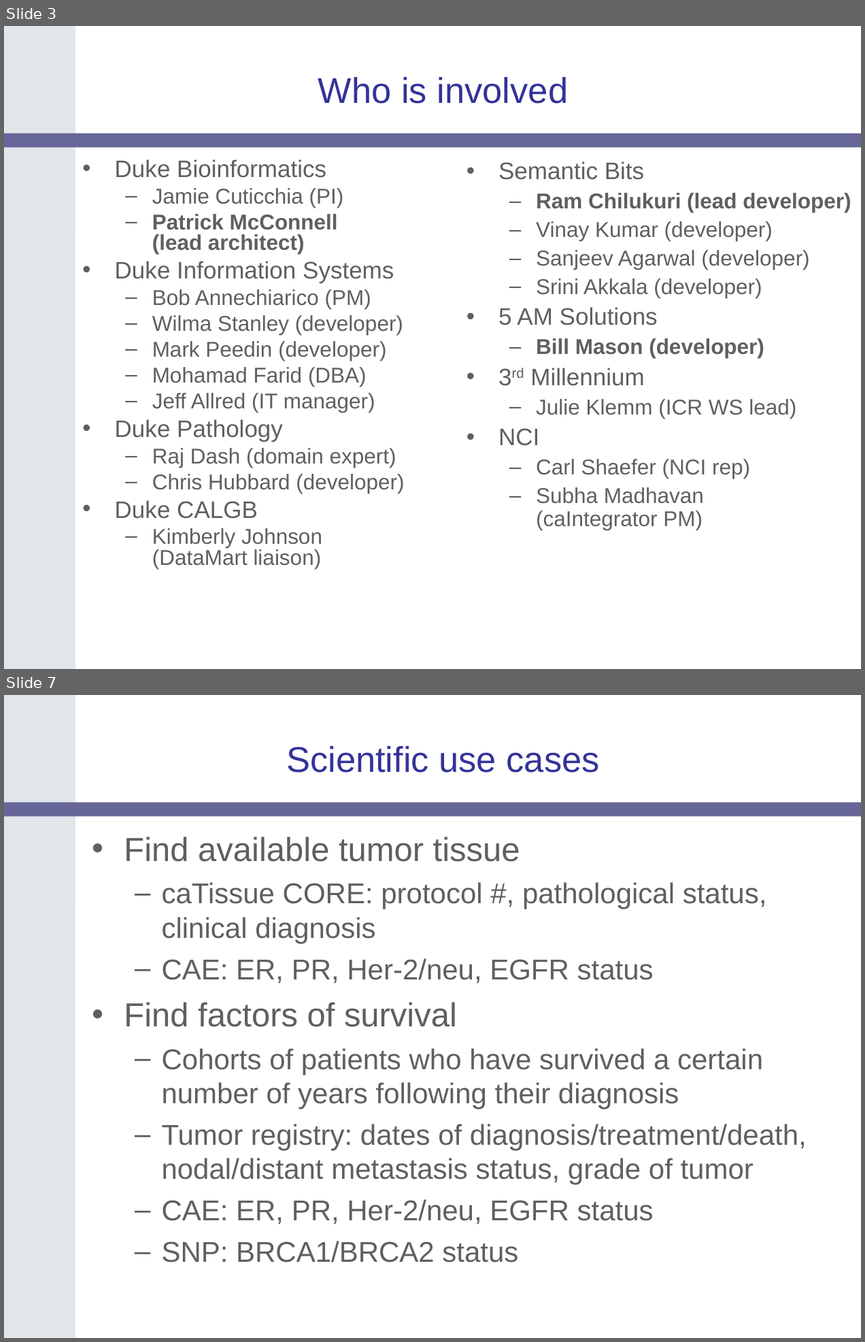
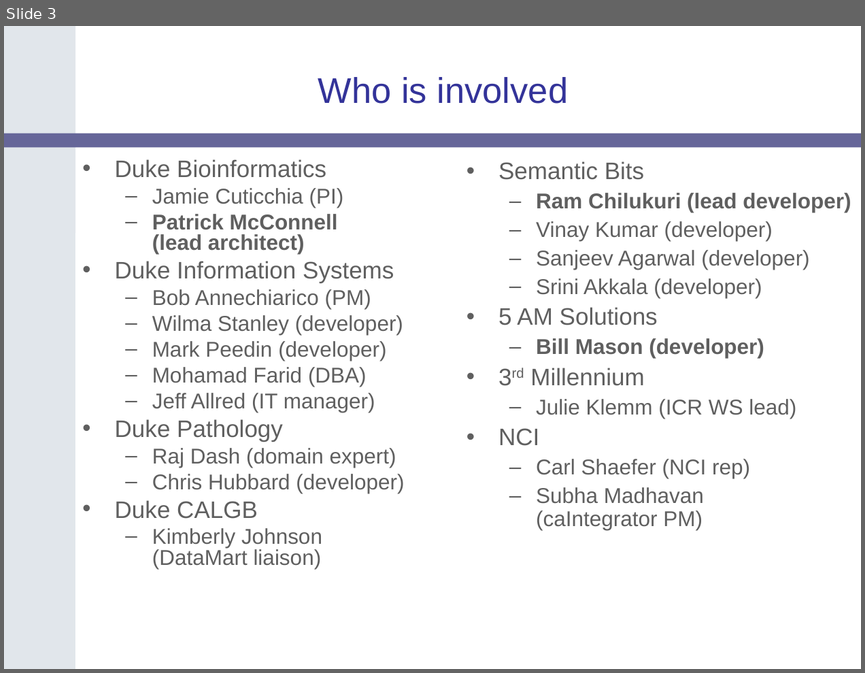
Before and after one commit to NCIP/catrip, a slide deck: catrip/documentation/presentations/silver_review_2006_12_08/catrip_silver_review.ppt. Shown one above the other, each under a label of ours: slides 3 and 7 before the commit, slide 3 after it; the slides between them are not shown. The pictures are 865x1342 and 865x673 pixels, drawn with LibreOffice and Linux fonts; fonts in the diff are those of the drawing; background and template pictures are left out. Boxes give left, top, right and bottom in pixels: in the first picture for what was removed or moved away, otherwise in the second. Text is boxed around its words. In the diff, an @@ line names an element or a change of style, - is before the commit and + after.

```diff
--- a/catrip/documentation/presentations/silver_review_2006_12_08/catrip_silver_review.ppt
+++ b/catrip/documentation/presentations/silver_review_2006_12_08/catrip_silver_review.ppt
@@ slide 7 removed at bbox=[4, 695, 861, 1338], background #FFFFFF; not listed: 2 template elements that a slide beside it also shows @@
@@ title removed at bbox=[286, 746, 600, 773] @@
-Scientific use cases
@@ text removed at bbox=[124, 836, 806, 1262] @@
-• Find available tumor tissue
-  – caTissue CORE: protocol #, pathological status, clinical diagnosis
-  – CAE: ER, PR, Her-2/neu, EGFR status
-• Find factors of survival
-  – Cohorts of patients who have survived a certain number of years following their diagnosis
-  – Tumor registry: dates of diagnosis/treatment/death, nodal/distant metastasis status, grade of tumor
-  – CAE: ER, PR, Her-2/neu, EGFR status
-  – SNP: BRCA1/BRCA2 status
```
Also in this commit, not shown: 6 slides changed, 21 slides added, 15 other slides removed.
